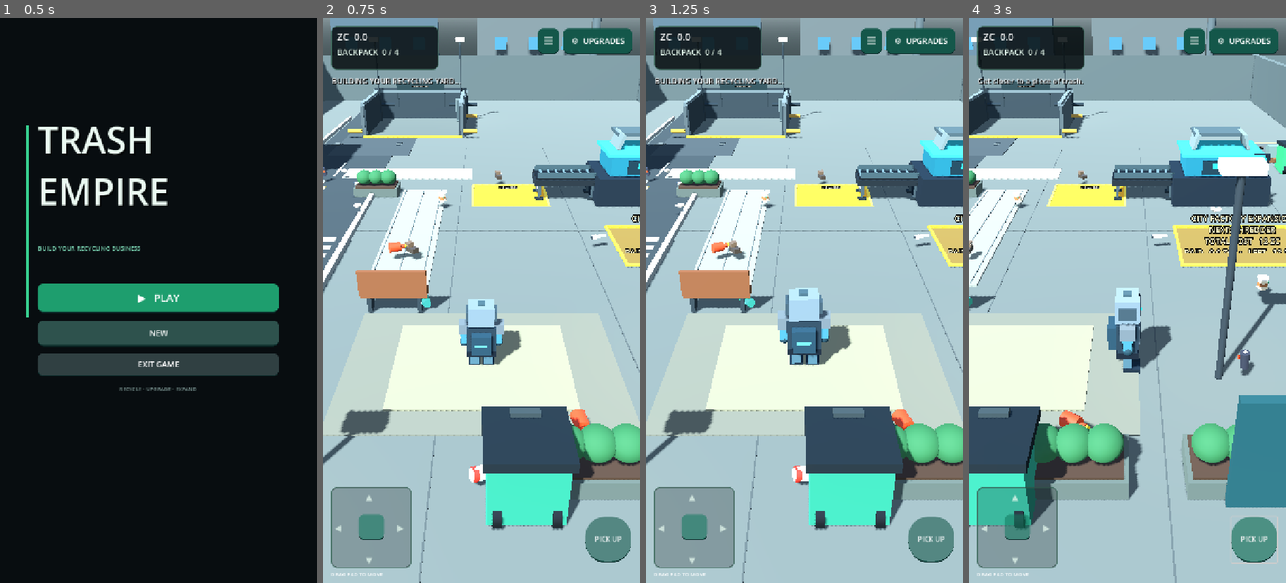
Above: before the commit, frames 1-4 (left to right).
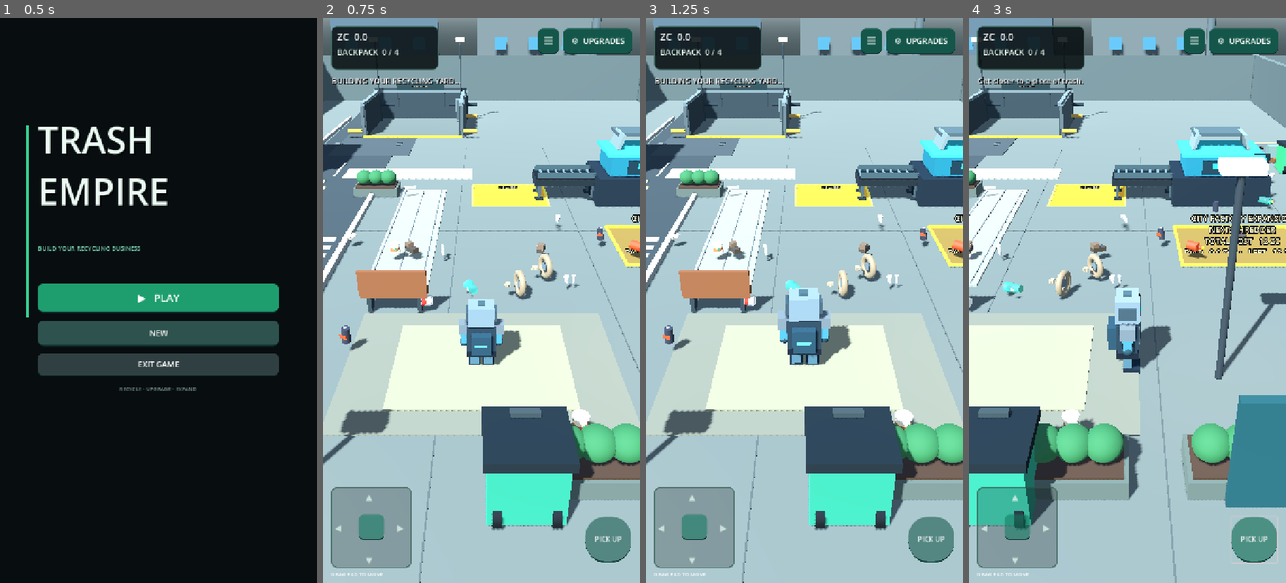
Above: after the commit, the same moments.

Repository: zekainstabot/trash-empire
Game: Godot game, scene res://Scenes/Main.tscn
The game is run twice, just before and just after one commit, with the same random seed, the same clock (stepped at 60 frames per second) and the same inputs.
Inputs (mouse positions are in pixels of both pictures, inside the frame that each line leads up to):
- Up to frame 1 (0.5 s): no input
- Up to frame 2 (0.75 s): click "▶ PLAY" at 0.5 s
- Up to frame 3 (1.25 s): no input
- Up to frame 4 (3 s): move the mouse to (1197, 272) at 1.27 s; hold D (move_right) 1.28-2 s; click (1197, 272) at 1.42 s; drag from (1064, 328) to (1111, 413) at 2.02 s; click "PICK UP" at 2.75 s

Frame 1 is identical in both runs. In frame 2, 1.8% of the frame differs, in the area x 0-100%, y 26-83%; in frame 3, 1.8%; in frame 4, 1.9%, in the area x 0-97%, y 27-73%.

Commit message:
Add varied litter spawns while protecting street details

Diff:
--- a/Scripts/main.gd
+++ b/Scripts/main.gd
@@ -1039,11 +1039,11 @@
 func _build_trash() -> void:
 	var rng := RandomNumberGenerator.new()
 	rng.randomize()
-	for i in range(24):
+	for i in range(30):
 		var item := Node3D.new()
 		item.set_script(TRASH_SCRIPT)
 		_apply_rare_drop(item, rng)
-		item.position = Vector3(rng.randf_range(-11.5, 11.5), 0.34, rng.randf_range(-10.0, 11.5))
+		item.position = _random_trash_position(rng)
 		add_child(item)
 		trash_nodes.append(item)
 	if yard_stage >= 2:
@@ -2704,9 +2704,16 @@
 	for i in range(amount):
 		var item := Node3D.new()
 		item.set_script(TRASH_SCRIPT)
-		var angle := rng.randf_range(0.0, TAU)
-		var radius := sqrt(rng.randf()) * 9.5
-		item.position = Vector3(32.0 + cos(angle) * radius, 0.34 + rng.randf_range(0.0, 0.12), sin(angle) * radius)
+		var spawn_point := Vector3.ZERO
+		var attempts := 0
+		while attempts < 40:
+			var angle := rng.randf_range(0.0, TAU)
+			var radius := sqrt(rng.randf()) * 9.5
+			spawn_point = Vector3(32.0 + cos(angle) * radius, 0.34 + rng.randf_range(0.0, 0.12), sin(angle) * radius)
+			if _is_clear_trash_spawn(spawn_point):
+				break
+			attempts += 1
+		item.position = spawn_point
 		add_child(item)
 		trash_nodes.append(item)
 
@@ -2727,7 +2734,7 @@
 		item.set_script(TRASH_SCRIPT)
 		var spawn_point := Vector3(rng.randf_range(-11.5, 11.5), 0.34, rng.randf_range(-10.0, 11.5))
 		var attempts := 0
-		while (spawn_point.distance_to(SELL_POINT) < 4.0 or _is_city_truck_lane_position(spawn_point)) and attempts < 30:
+		while not _is_clear_trash_spawn(spawn_point) and attempts < 60:
 			spawn_point = Vector3(rng.randf_range(-11.5, 11.5), 0.34, rng.randf_range(-10.0, 11.5))
 			attempts += 1
 		item.position = spawn_point
@@ -2740,6 +2747,26 @@
 	var on_service_road := point.x >= -9.2 and point.x <= -5.2 and point.z >= -8.5 and point.z <= 34.0
 	var depot_entrance := point.x >= -7.8 and point.x <= -3.8 and point.z >= -13.5 and point.z <= -5.0
 	return on_service_road or depot_entrance
+
+func _is_clear_trash_spawn(point: Vector3) -> bool:
+	# Protect road lanes, gates, curb/crosswalk details, pocket parks and parked cars.
+	if point.distance_to(SELL_POINT) < 4.0 or _is_city_truck_lane_position(point):
+		return false
+	if point.x >= -10.8 and point.x <= -5.2:
+		return false
+	if (point.x > 14.0 and point.x < 20.0) or (point.x > 46.0 and point.x < 52.0):
+		return false
+	for district_x in [32.0, 64.0]:
+		var park_z := 14.0 if district_x < 48.0 else -14.0
+		if absf(point.x - district_x) < 5.0 and absf(point.z - park_z) < 4.5:
+			return false
+		if absf(point.z - 4.1) < 0.8 or absf(point.z + 4.1) < 0.8:
+			if absf(point.x - district_x) < 14.5:
+				return false
+	for car_pos in [Vector3(20.0, 0.0, -15.5), Vector3(44.0, 0.0, 15.5), Vector3(52.0, 0.0, 15.5), Vector3(76.0, 0.0, -15.5)]:
+		if absf(point.x - car_pos.x) < 2.4 and absf(point.z - car_pos.z) < 1.6:
+			return false
+	return true
 
 func _random_trash_position(rng: RandomNumberGenerator) -> Vector3:
 	var max_x := 11.5
@@ -2749,7 +2776,7 @@
 		max_x = 75.5
 	var point := Vector3(rng.randf_range(-11.5, max_x), 0.34, rng.randf_range(-10.0, 11.5))
 	var attempts := 0
-	while (point.distance_to(SELL_POINT) < 4.0 or _is_city_truck_lane_position(point) or (point.x > 15.0 and point.x < 19.0) or (point.x > 47.0 and point.x < 51.0)) and attempts < 30:
+	while not _is_clear_trash_spawn(point) and attempts < 60:
 		point = Vector3(rng.randf_range(-11.5, max_x), 0.34, rng.randf_range(-10.0, 11.5))
 		attempts += 1
 	return point
